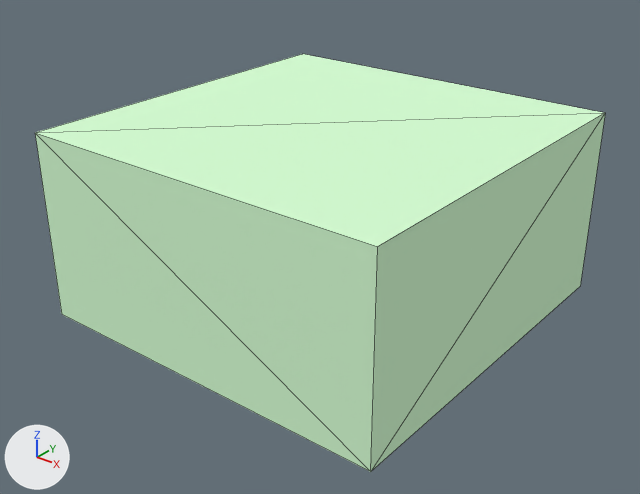
The Blender file Project-02/Assets/3D Models/Blender/security room.blend, before and after one commit.
Camera for both pictures: a 50 mm camera at (8.98, -5.79, 5.89) aimed at (2.58, 2.21, 0.93). The axes (+X, +Y, +Z) are drawn at lower left. The lights are the same throughout. Mesh edges are drawn as thin lines.

The first picture shows 'Floor.001', 'Walls'.
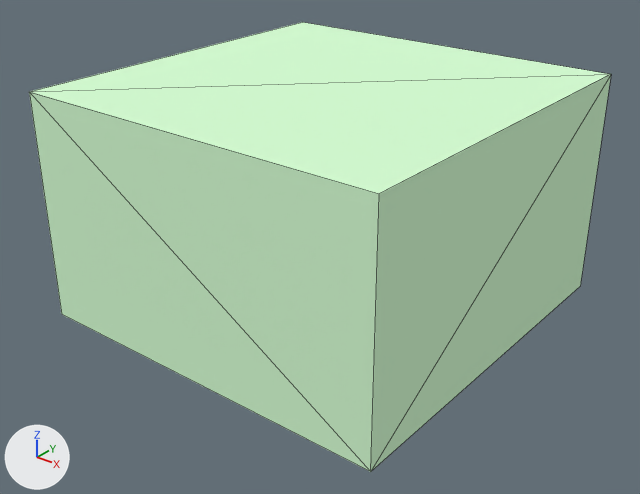
Where the change shows, as pixel boxes (x1, y1, x2, y2) in the pictures (640 x 494 px):
'Walls', mesh rescaled (7% taller)
    before: (35, 54, 605, 472)
    after: (29, 25, 611, 472)
'Floor.001', moved
    before: (35, 54, 604, 246)
    after: (30, 22, 610, 194)

What changed in the scene script:
```text
Change me_id19:
    where me_id19.from_pydata(...)  # 16 vertices, 8 faces; spans x 0.0..197.0, y 0.0..197.0, z 0.0..98.0
    used by ob_walls; parent = ob_sketchup; location = (0.0, 0.0, 0.0)
    me_id19 part 1: the whole mesh is scaled about the mesh origin by (1, 1, 1.2)
Change ob_floor_001:
    ob_floor_001.location: (196.8, 0.0, 98.38) -> (196.8, 0.0, 118.1)
```
